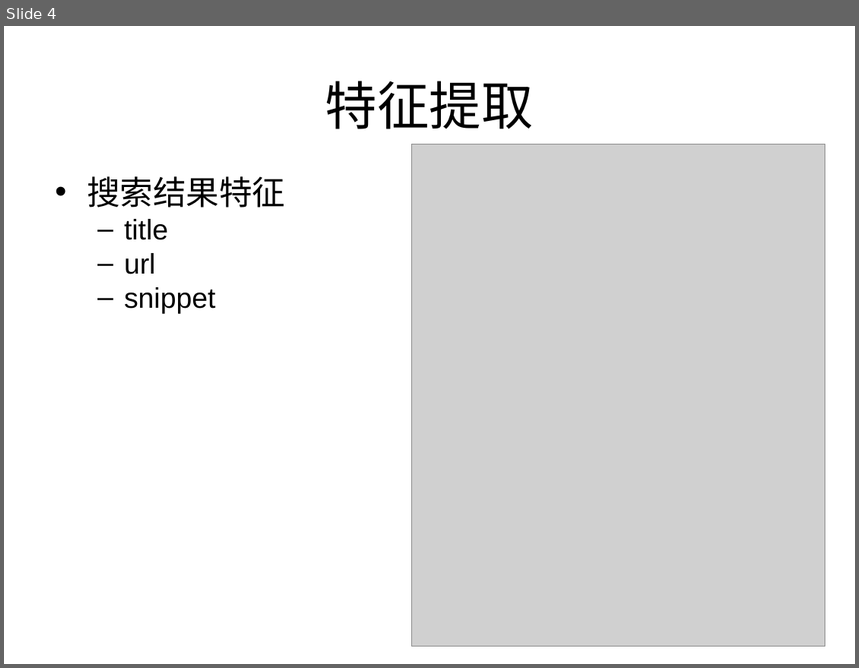
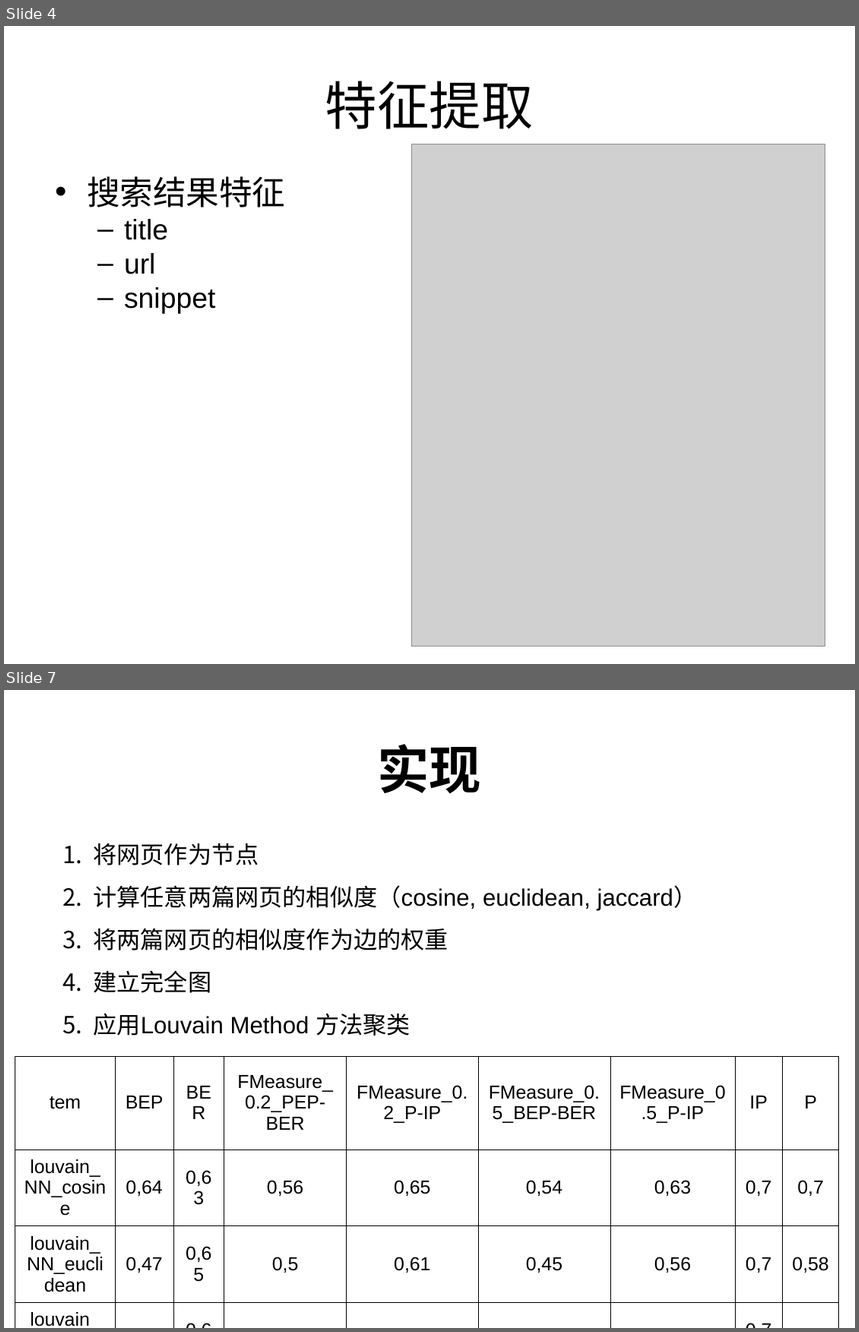
Before and after one commit to Huarong/people_clustering, a slide deck: doc/feature_extraction.ppt. Shown one above the other, each under a label of ours: slide 4 before the commit, slides 4 and 7 after it; the slides between them are not shown. The pictures are 859x668 and 859x1332 pixels, drawn with LibreOffice and Linux fonts; fonts in the diff are those of the drawing; grey boxes stand for pictures. Boxes give left, top, right and bottom in pixels: in the first picture for what was removed or moved away, otherwise in the second. Text is boxed around its words. In the diff, an @@ line names an element or a change of style, - is before the commit and + after.

```diff
--- a/doc/feature_extraction.ppt
+++ b/doc/feature_extraction.ppt
@@ slide 7 added at [4,690,855,1328], background #FFFFFF @@
@@ title added at [377,744,481,793], 44 pt, text #000000, bold @@
+实现
@@ text added at [93,844,698,1036], 20 pt, text #000000 @@
+1. 将网页作为节点
+2. 计算任意两篇网页的相似度（cosine, euclidean, jaccard）
+3. 将两篇网页的相似度作为边的权重
+4. 建立完全图
+5. 应用Louvain Method 方法聚类
@@ table added at [15,1056,838,1328], 4 rows, 9 columns @@
+tem | BEP | BER | FMeasure_0.2_PEP-BER | FMeasure_0.2_P-IP | FMeasure_0.5_BEP-BER | FMeasure_0.5_P-IP | IP | P
+louvain_NN_cosine | 0,64 | 0,63 | 0,56 | 0,65 | 0,54 | 0,63 | 0,7 | 0,7
+louvain_NN_euclidean | 0,47 | 0,65 | 0,5 | 0,61 | 0,45 | 0,56 | 0,7 | 0,58
+louvain_NN_jaccard | 0,59 | 0,64 | 0,56 | 0,64 | 0,52 | 0,61 | 0,71 | 0,65
```
Also in this commit, not shown: 2 other slides added, 1 other file.
